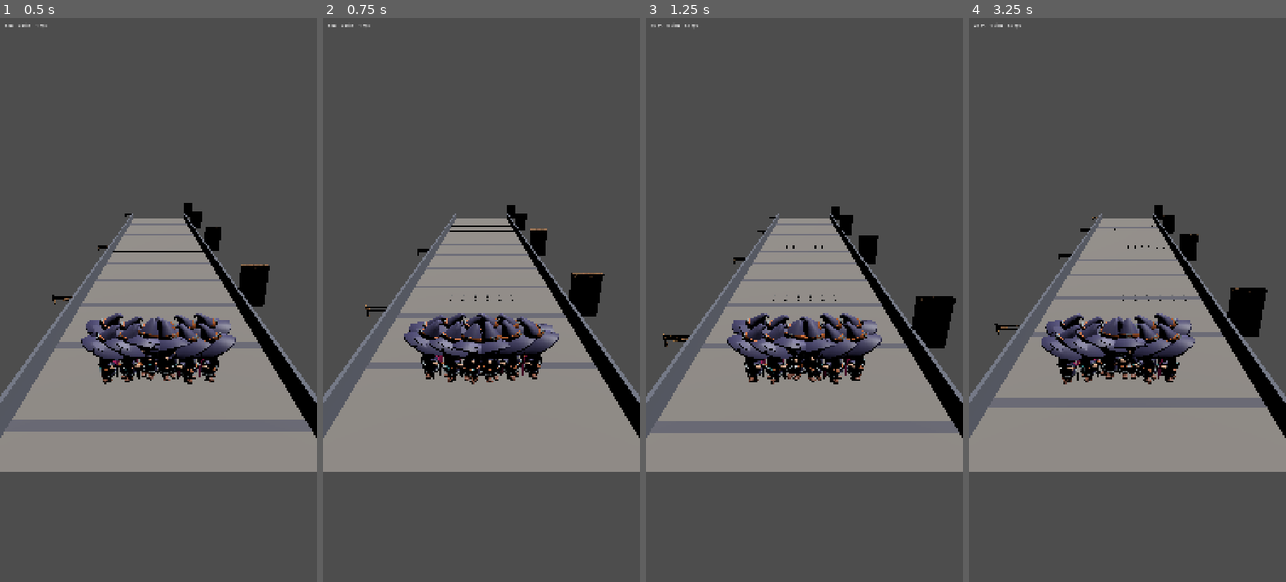
Above: before the commit, frames 1-4 (left to right).
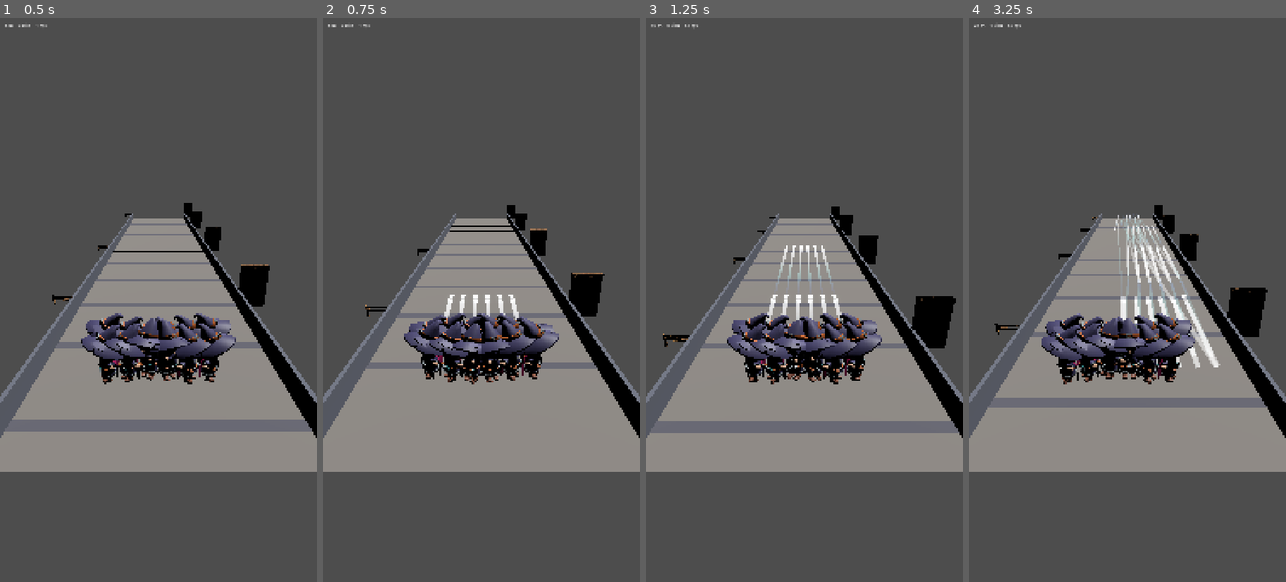
Above: after the commit, the same moments.

Repository: aslamfq/Jebon
Game: Godot game, scene res://scenes/game.tscn
Two runs of this game, one before a commit and one after it. Both use one fixed random seed, a clock stepped at 60 frames per second and the inputs below.
Inputs (mouse positions are in pixels of both pictures, inside the frame that each line leads up to):
- Up to frame 1 (0.5 s): no input
- Up to frame 2 (0.75 s): tap Enter at 0.5 s; move the mouse to (551, 271) at 0.52 s; hold Shift from 0.53 s (still down); click (551, 271) at 0.67 s
- Up to frame 3 (1.25 s): keep holding Shift; tap Space at 0.77 s
- Up to frame 4 (3.25 s): release Shift at 1.25 s; drag from (1064, 328) to (1111, 412) at 1.27 s; move the mouse to (1159, 175) at 2.02 s; tap Ctrl at 2.1 s; click (1159, 175) at 2.17 s; drag from (1111, 412) to (1032, 215) at 2.77 s

Frame 1 is identical in both runs. In frame 2, 0.3% of the frame differs, in the area x 38-62%, y 49-54%; in frame 3, 0.6%; in frame 4, 1.8%, in the area x 45-80%, y 34-63%.

Commit message:
feat: render projectiles with pooled particle-effect instances

Diff:
--- a/scenes/game.tscn
+++ b/scenes/game.tscn
@@ -8,6 +8,7 @@
 [ext_resource type="PackedScene" path="res://assets/kaykit_skeletons/Skeleton_Minion.glb" id="6_skeleton_minion"]
 [ext_resource type="PackedScene" path="res://assets/medieval_village/Wall_Plaster_Straight.gltf" id="7_wall"]
 [ext_resource type="PackedScene" path="res://assets/medieval_village/Prop_WoodenFence_Single.gltf" id="8_fence"]
+[ext_resource type="PackedScene" path="res://projectiles/projectile_1.tscn" id="9_projectile"]
 
 [node name="Game" type="Node3D"]
 script = ExtResource("1_game")
@@ -36,9 +37,11 @@
 
 [node name="SquadProjectileView" type="MultiMeshInstance3D" parent="."]
 script = ExtResource("4_projectile_view")
+model_scene = ExtResource("9_projectile")
 
 [node name="EnemyProjectileView" type="MultiMeshInstance3D" parent="."]
 script = ExtResource("4_projectile_view")
+model_scene = ExtResource("9_projectile")
 
 [node name="HUD" type="CanvasLayer" parent="."]
 
--- a/scripts/views/projectile_view.gd
+++ b/scripts/views/projectile_view.gd
@@ -1,4 +1,10 @@
 class_name ProjectileView extends MultiMeshInstance3D
+
+const POOL_SIZE := 64
+
+@export var model_scene: PackedScene
+
+var _pool: Array[Node3D] = []
 
 func _ready() -> void:
     var mesh := SphereMesh.new()
@@ -11,9 +17,46 @@
     multimesh.instance_count = Projectiles.MAX_PROJECTILES
     multimesh.visible_instance_count = 0
 
+    if model_scene:
+        for i in POOL_SIZE:
+            var instance: Node3D = model_scene.instantiate()
+            add_child(instance)
+            # A synchronous set_process(false)/set_physics_process(false)
+            # right after add_child() is NOT enough: Godot defers _ready()
+            # to the idle-frame queue, and the engine's own NOTIFICATION_READY
+            # handling auto-re-enables processing for any script that
+            # overrides _process/_physics_process, which runs AFTER our
+            # synchronous call and silently wins. Verified empirically
+            # (headless SceneTree probe): a disable call placed synchronously
+            # after add_child() still leaves is_processing() == true by the
+            # next frame, and the prefab's own lifetime timer
+            # (queue_free() in _process() after ~5.5s) frees the pooled
+            # instance out from under us. Deferring the disable calls so
+            # they run after the queued _ready() call fixes it — confirmed
+            # is_processing()/is_physics_processing() stay false from frame 1
+            # onward with call_deferred.
+            instance.call_deferred("set_physics_process", false)
+            instance.call_deferred("set_process", false)
+            instance.visible = false
+            _pool.append(instance)
+
 func render(projectiles: Projectiles) -> void:
-    multimesh.visible_instance_count = projectiles.count
-    for i in projectiles.count:
-        var pos := projectiles.positions[i]
+    var pooled := mini(projectiles.count, _pool.size())
+
+    for i in pooled:
+        var instance := _pool[i]
+        instance.visible = true
+        instance.position = Vector3(projectiles.positions[i].x, 0.8, projectiles.positions[i].y)
+    for i in range(pooled, _pool.size()):
+        _pool[i].visible = false
+
+    # Overflow beyond the pool renders through the original flat-sphere
+    # MultiMesh path, so every live projectile is always drawn somehow
+    # regardless of how many are in flight.
+    var overflow := projectiles.count - pooled
+    multimesh.visible_instance_count = max(overflow, 0)
+    for i in overflow:
+        var src := pooled + i
+        var pos := projectiles.positions[src]
         multimesh.set_instance_transform(i,
             Transform3D(Basis(), Vector3(pos.x, 0.8, pos.y)))
Not shown: 1 places in scenes/game.tscn that only renumber resources
